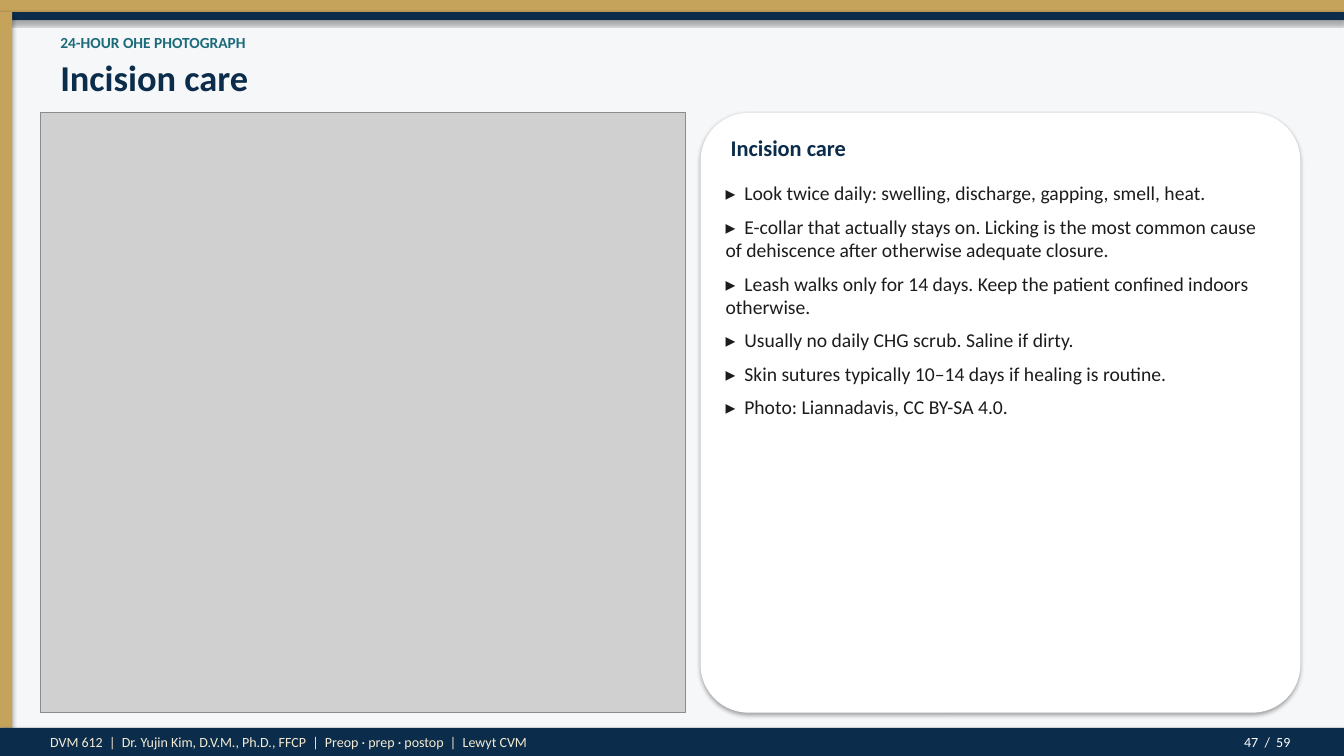
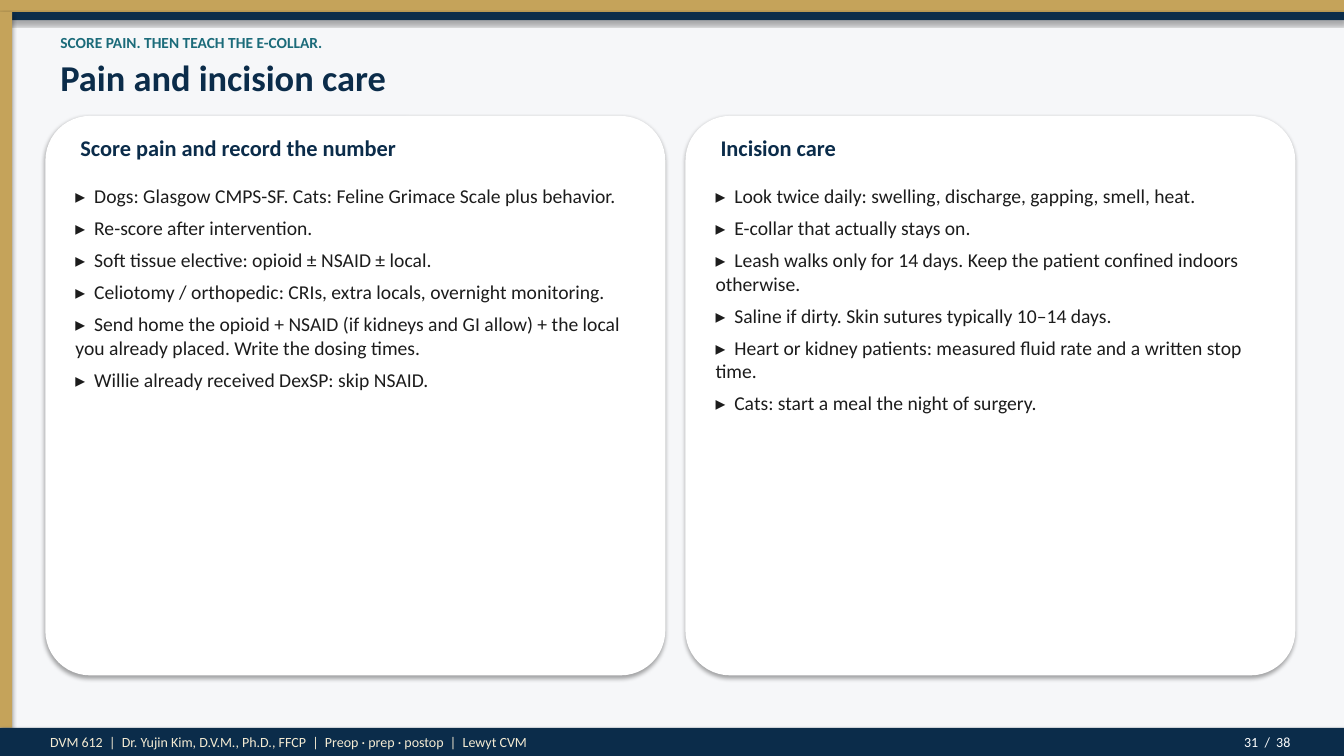
Before and after one commit to drkimvet/happycare, a slide deck: slide 31 of lectures/DVM-612_Week4_Preop_PatientPrep_Postop.pptx (slide 47 before the commit). Drawn at 1344x756 pixels with LibreOffice and Linux fonts; fonts in the diff are those of the drawing; grey boxes stand for pictures. Boxes give left, top, right and bottom in pixels: in the first picture for what was removed or moved away, otherwise in the second. Text is boxed around its words. In the diff, an @@ line names an element or a change of style, - is before the commit and + after.

```diff
--- a/lectures/DVM-612_Week4_Preop_PatientPrep_Postop.pptx
+++ b/lectures/DVM-612_Week4_Preop_PatientPrep_Postop.pptx
@@ text at (60, 38, 323, 48): text changed @@
-24-HOUR OHE PHOTOGRAPH
+SCORE PAIN. THEN TEACH THE E-COLLAR.
@@ text at (60, 65, 386, 92): text changed @@
-Incision care
+Pain and incision care
@@ picture removed at (40, 113, 686, 713) @@
@@ rounded rectangle added at (45, 116, 665, 676), fill #FFFFFF @@
@@ rounded rectangle: place and size @@
-rounded rectangle at (701, 113, 1301, 713)
+rounded rectangle at (686, 116, 1296, 676)
@@ text added at (80, 140, 396, 160), 16 pt, text #0B2C4A, bold @@
+Score pain and record the number
@@ text "Incision care": place and size @@
-text "Incision care" at (731, 140, 846, 156)
+text "Incision care" at (721, 140, 836, 156)
@@ text "▸ Look twice daily: swelling, ...": place and size @@
-text "▸ Look twice daily: swelling, ..." at (726, 186, 1255, 417)
+text "▸ Look twice daily: swelling, ..." at (716, 189, 1241, 414)
@@ text added at (75, 189, 620, 390), 14 pt, text #1C1C1C @@
+▸ Dogs: Glasgow CMPS-SF. Cats: Feline Grimace Scale plus behavior.
+▸ Re-score after intervention.
+▸ Soft tissue elective: opioid ± NSAID ± local.
+▸ Celiotomy / orthopedic: CRIs, extra locals, overnight monitoring.
+▸ Send home the opioid + NSAID (if kidneys and GI allow) + the local you already placed. Write the dosing times.
+▸ Willie already received DexSP: skip NSAID.
@@ text at (716, 189, 1238, 291): less space between paragraphs @@
@@ text at (734, 221, 971, 238): text changed @@
-▸ E-collar that actually stays on. Licking is the most common cause of dehiscence after otherwise adequate closure.
+▸ E-collar that actually stays on.
@@ text at (716, 309, 1241, 414): text changed @@
-▸ Usually no daily CHG scrub. Saline if dirty.
-▸ Skin sutures typically 10–14 days if healing is routine.
-▸ Photo: Liannadavis, CC BY-SA 4.0.
+▸ Saline if dirty. Skin sutures typically 10–14 days.
+▸ Heart or kidney patients: measured fluid rate and a written stop time.
+▸ Cats: start a meal the night of surgery.
@@ text at (1244, 737, 1290, 747): text changed @@
-47 / 59
+31 / 38
```
Also in this commit, not shown: 37 other slides changed, 21 slides removed, 2 other files.
